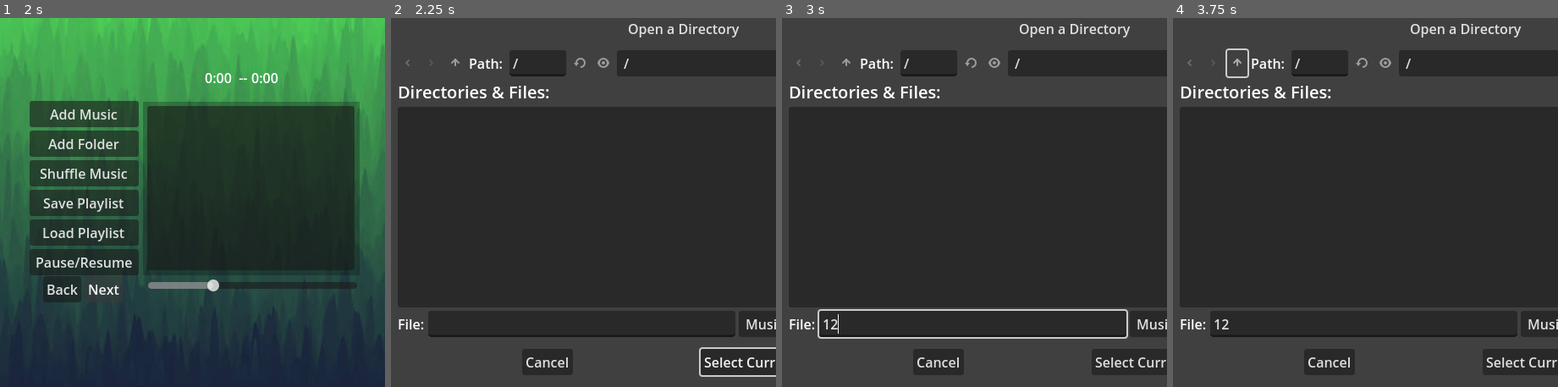
Above: before the commit, frames 1-4 (left to right).
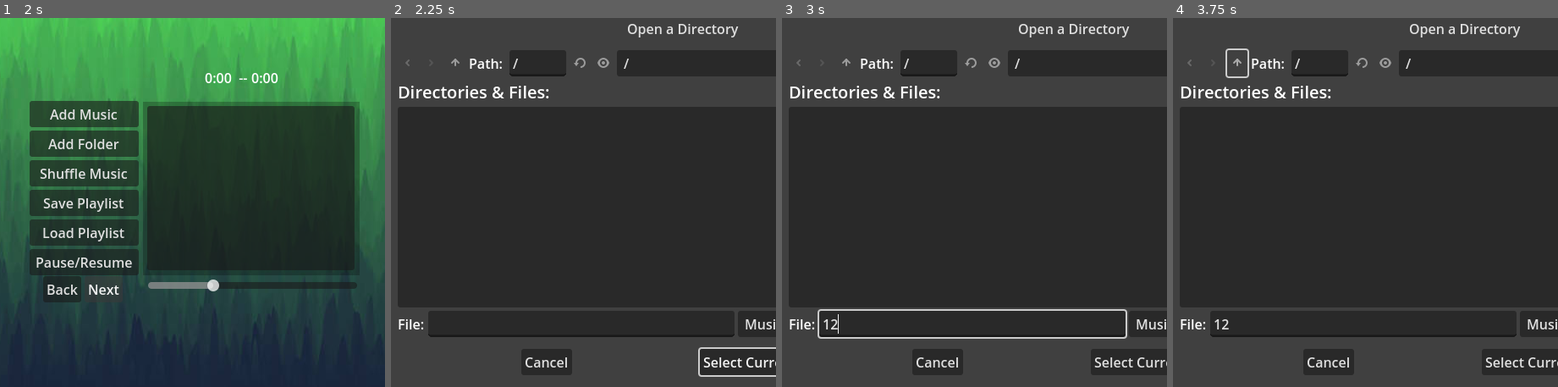
Above: after the commit, the same moments.

Repository: KindaWrks/Music-Player
Game: Godot game, scene res://MusicNode.tscn
Two runs of this game, one before a commit and one after it. Both use one fixed random seed, a clock stepped at 60 frames per second and the inputs below.
Inputs (mouse positions are in pixels of both pictures, inside the frame that each line leads up to):
- Up to frame 1 (2 s): click "Next" at 0.5 s; click "Next" at 1.25 s
- Up to frame 2 (2.25 s): click "Add Folder" at 2 s
- Up to frame 3 (3 s): click (974, 324) at 2.77 s; type "12" at 2.85 s
- Up to frame 4 (3.75 s): click (1238, 62) at 3.5 s

Frame 1 is identical in both runs. In frame 2, 0.9% of the frame differs, in the area x 34-100%, y 1-98%; in frame 3, 0.9%; in frame 4, 0.9%.
Error in both runs: Invalid access of index '0' on a base object of type: 'Array'. (res://MusicNode.gd:95)

Commit message:
changed itemlist to empty focus

Diff:
--- a/MusicNode.tscn
+++ b/MusicNode.tscn
@@ -1,7 +1,9 @@
-[gd_scene load_steps=13 format=3 uid="uid://xp4vtry6yety"]
+[gd_scene load_steps=14 format=3 uid="uid://xp4vtry6yety"]
 
 [ext_resource type="Script" path="res://MusicNode.gd" id="1_i2u8d"]
 [ext_resource type="Texture2D" uid="uid://bakk3kl73dom3" path="res://Assets/blckgreen.jpg" id="2_1vyme"]
+
+[sub_resource type="StyleBoxEmpty" id="StyleBoxEmpty_lrlj1"]
 
 [sub_resource type="StyleBoxEmpty" id="StyleBoxEmpty_ebdc6"]
 
@@ -75,6 +77,7 @@
 theme_override_colors/font_hovered_color = Color(0, 1, 0, 1)
 theme_override_colors/font_selected_color = Color(0, 1, 0, 1)
 theme_override_colors/guide_color = Color(0.716296, 0.716296, 0.716296, 1)
+theme_override_styles/focus = SubResource("StyleBoxEmpty_lrlj1")
 theme_override_styles/selected = SubResource("StyleBoxEmpty_ebdc6")
 theme_override_styles/selected_focus = SubResource("StyleBoxEmpty_aseyp")
 
